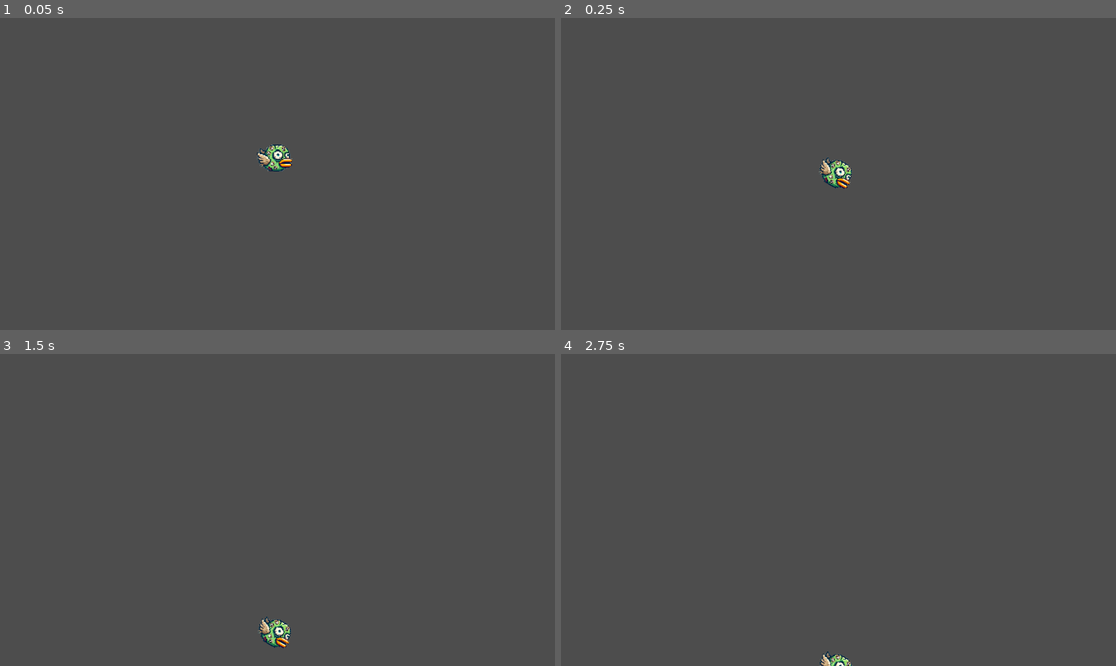
Above: before the commit, frames 1-4 (two rows, left to right).
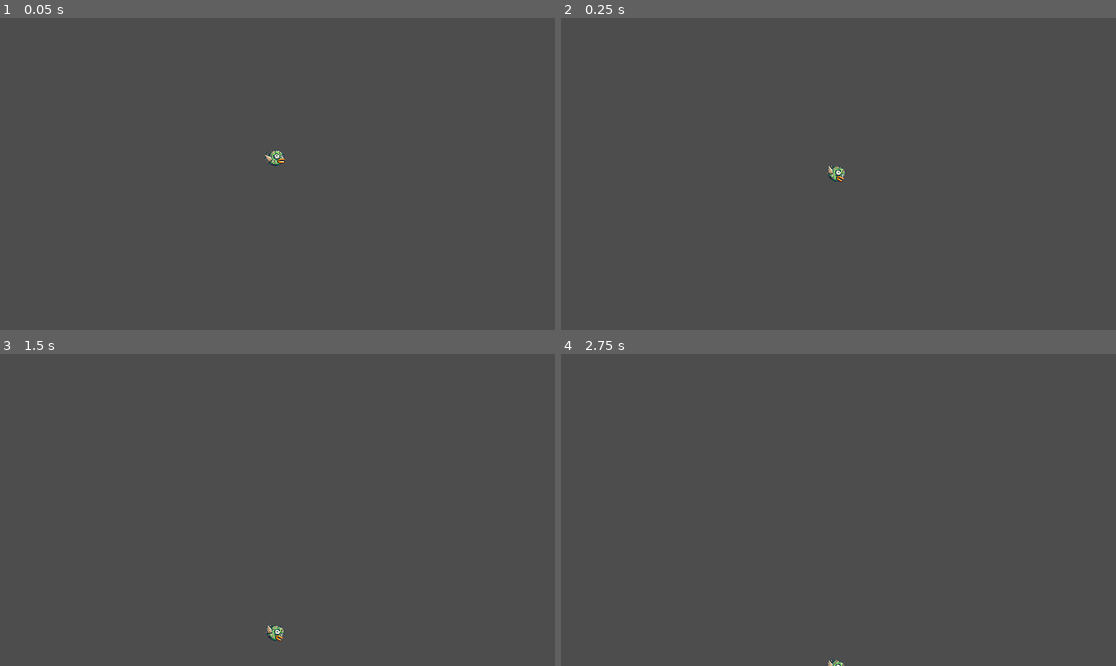
Above: after the commit, the same moments.

Repository: NadmanFaisal/Flappy-pole
Game: Godot game, scene res://Scenes/node_2d.tscn
Two runs of this game, one before a commit and one after it. Both use one fixed random seed, a clock stepped at 60 frames per second and the inputs below.
Inputs:
- Up to frame 1 (0.05 s): no input
- Up to frame 2 (0.25 s): no input
- Up to frame 3 (1.5 s): tap Enter at 0.5 s; tap Space at 0.77 s
- Up to frame 4 (2.75 s): tap Space at 1.52 s

The runs differ from the first frame. In frame 1, 0.4% of the frame differs, in the area x 46-53%, y 40-50%; in frame 2, 0.4%, in the area x 46-53%, y 44-55%; in frame 3, 0.4%; in frame 4, 0.2%.

Commit message:
Fix debugger problem

Diff:
--- a/flappypole/Scenes/node_2d.tscn
+++ b/flappypole/Scenes/node_2d.tscn
@@ -33,8 +33,8 @@
 }]
 
 [sub_resource type="CapsuleShape2D" id="CapsuleShape2D_1jb77"]
-radius = 28.0
-height = 76.0
+radius = 18.0
+height = 44.0
 
 [node name="BirdSprite" type="CharacterBody2D"]
 position = Vector2(571, 289)
@@ -42,9 +42,9 @@
 
 [node name="Bird" type="AnimatedSprite2D" parent="."]
 position = Vector2(0.017334, 0.125)
-scale = Vector2(0.132553, 0.132553)
+scale = Vector2(0.075, 0.075)
 sprite_frames = SubResource("SpriteFrames_yolm2")
-animation = &"tiltUp"
+animation = &"tiltFlat"
 
 [node name="CollisionShape2D" type="CollisionShape2D" parent="."]
 rotation = -1.5708
--- a/flappypole/project.godot
+++ b/flappypole/project.godot
@@ -13,4 +13,4 @@
 config/name="FlappyPole"
 run/main_scene="res://Scenes/node_2d.tscn"
 config/features=PackedStringArray("4.3", "Forward Plus")
-config/icon="res://icon.svg"
+config/icon="res://Assets/Sprites/icon.svg"
